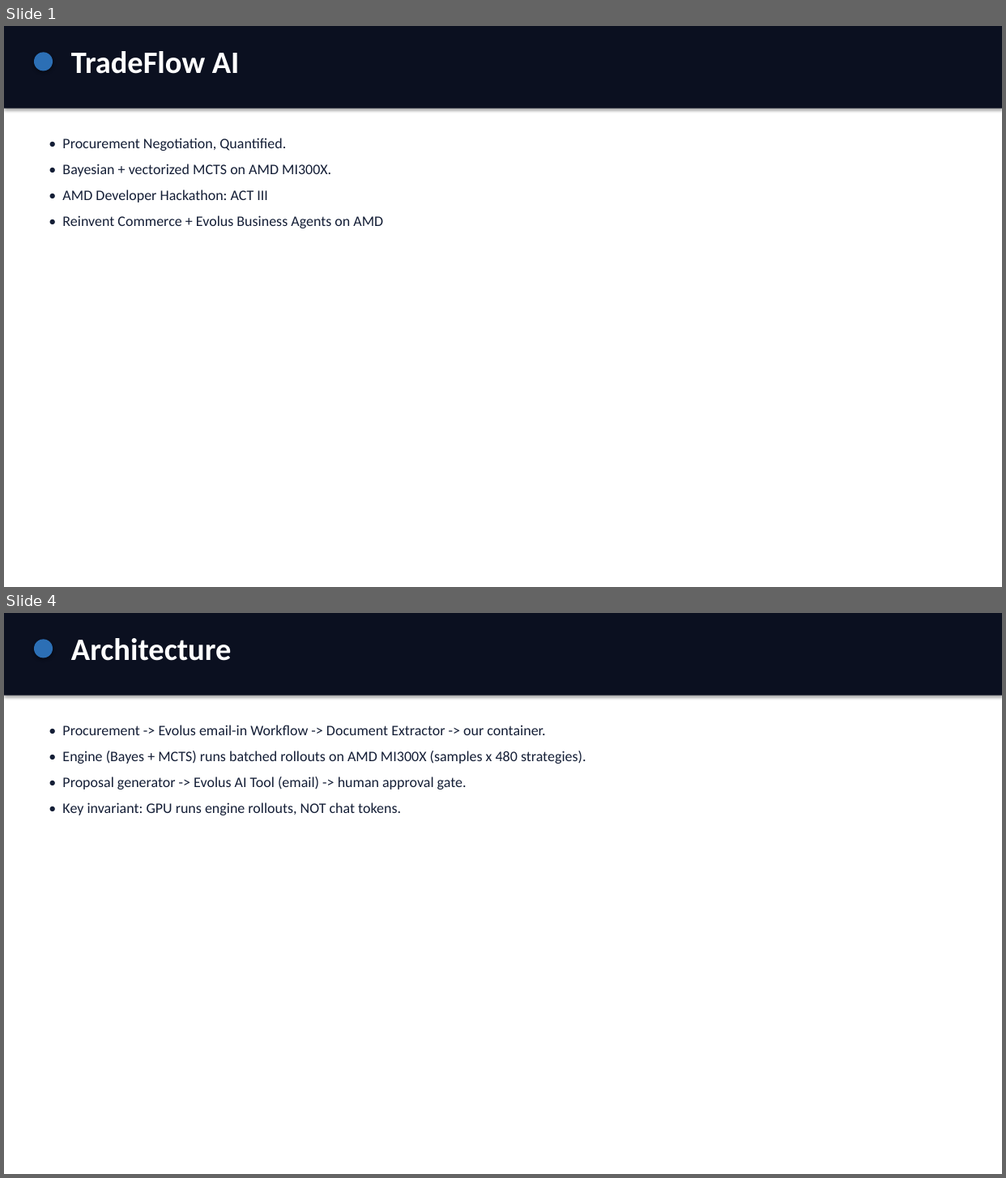
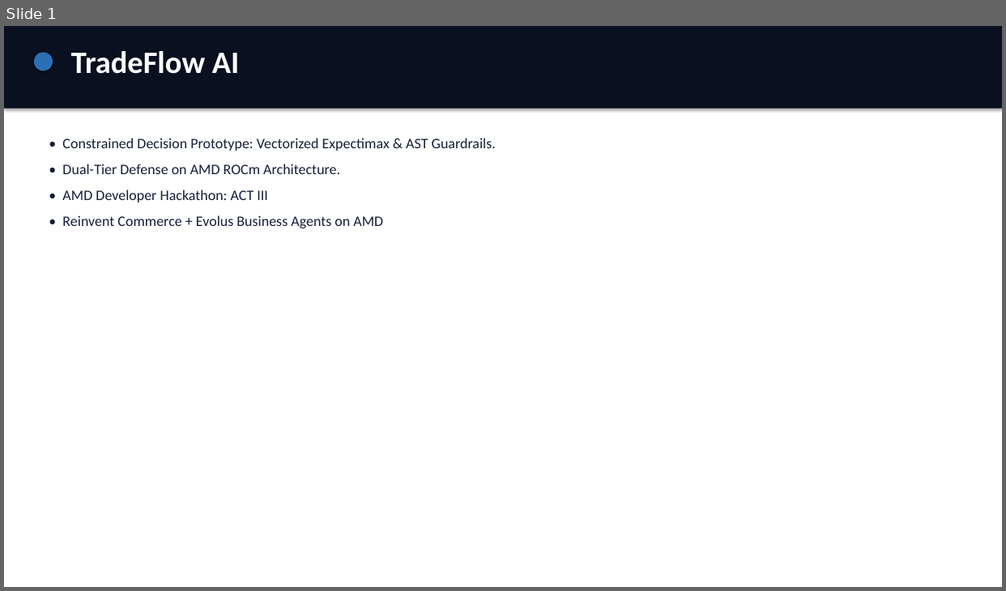
Before and after one commit to Fu93/tradeflow-ai, a slide deck: results/pitch.pptx. Shown one above the other, each under a label of ours: slides 1 and 4 before the commit, slide 1 after it; the slides between them are not shown. The pictures are 1006x1178 and 1006x591 pixels, drawn with LibreOffice and Linux fonts; fonts in the diff are those of the drawing. Boxes give left, top, right and bottom in pixels: in the first picture for what was removed or moved away, otherwise in the second. Text is boxed around its words. In the diff, an @@ line names an element or a change of style, - is before the commit and + after.

```diff
--- a/results/pitch.pptx
+++ b/results/pitch.pptx
@@ slide 4 removed at (4,613,1002,1174), background #FFFFFF @@
@@ rectangle removed at (4,613,1002,696) @@
@@ ellipse removed at (34,639,53,658) @@
@@ text removed at (71,638,231,661) @@
-Architecture
@@ text removed at (62,725,586,815) @@
-• Procurement -> Evolus email-in Workflow -> Document Extractor -> our container.
-• Engine (Bayes + MCTS) runs batched rollouts on AMD MI300X (samples x 480 strategies).
-• Proposal generator -> Evolus AI Tool (email) -> human approval gate.
-• Key invariant: GPU runs engine rollouts, NOT chat tokens.
@@ slide 1 changed as well @@
@@ text at (62,138,496,174): text changed @@
-• Procurement Negotiation, Quantified.
-• Bayesian + vectorized MCTS on AMD MI300X.
+• Constrained Decision Prototype: Vectorized Expectimax & AST Guardrails.
+• Dual-Tier Defense on AMD ROCm Architecture.
```
Also in this commit, not shown: 5 other slides changed, 4 slides added, 3 other slides removed, 2 other files.
